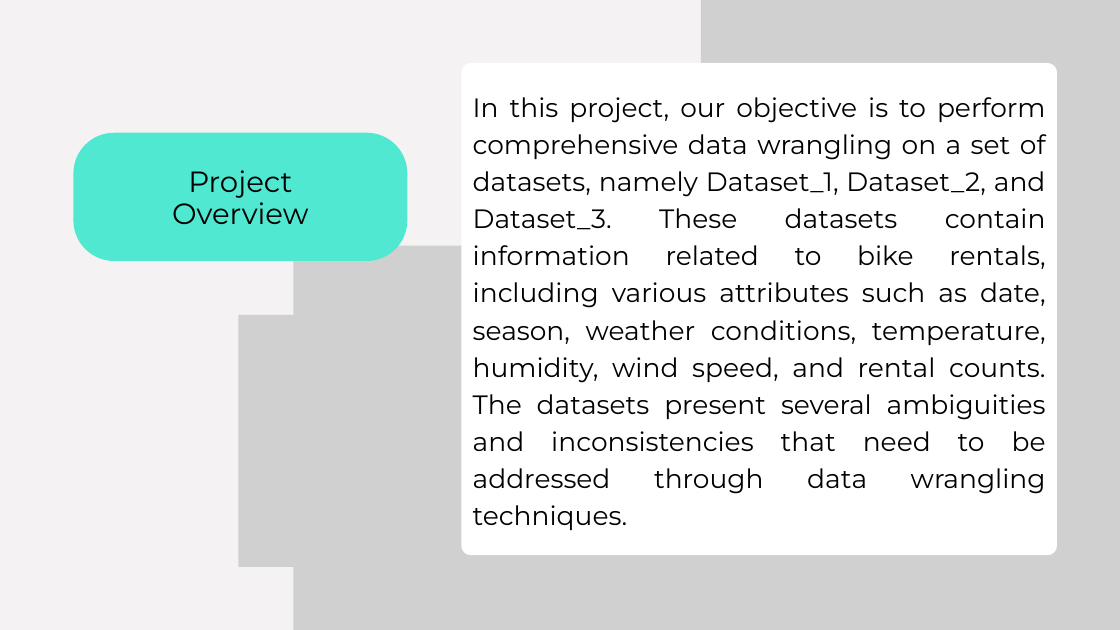
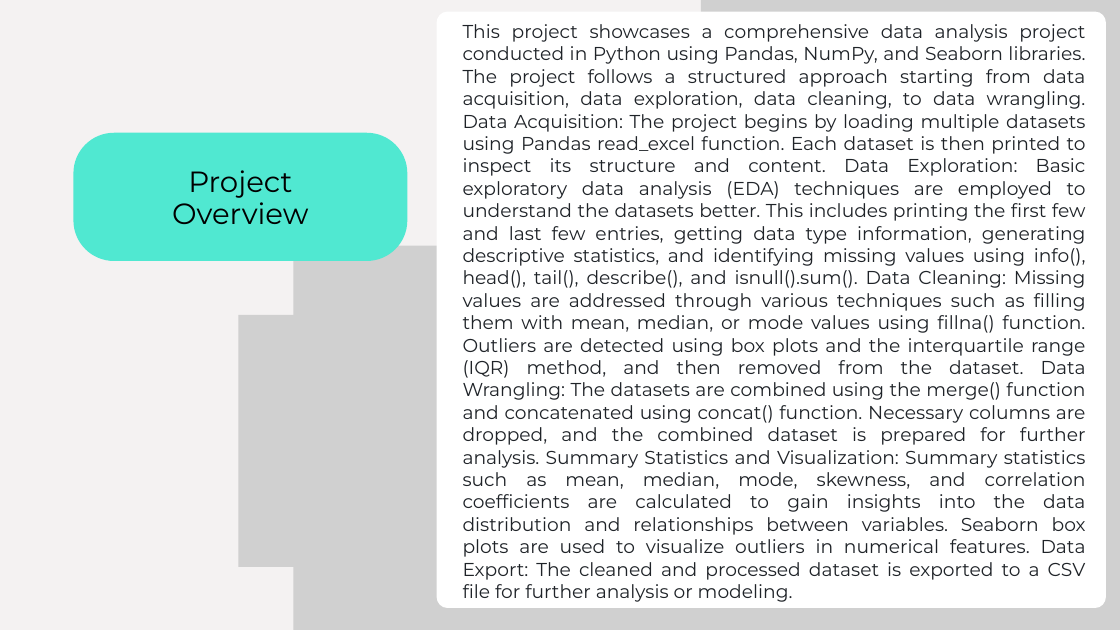
Before and after one commit to deewanker/Data_Acquisition-Wrangling, a slide deck: slide 3 of Data Wrangl.pptx. Drawn at 1120x630 pixels with LibreOffice and Linux fonts; fonts in the diff are those of the drawing; grey boxes stand for pictures. Boxes give left, top, right and bottom in pixels: in the first picture for what was removed or moved away, otherwise in the second. Text is boxed around its words. In the diff, an @@ line names an element or a change of style, - is before the commit and + after.

```diff
--- a/Data Wrangl.pptx
+++ b/Data Wrangl.pptx
@@ freeform shape: place and size @@
-freeform shape at <box>461,63,1057,555</box>
+freeform shape at <box>437,12,1106,608</box>
@@ text at <box>463,24,1086,602</box>: text changed; size 34.1 to 24 pt; text colour #000000 to #1F2328 @@
-In this project, our objective is to perform comprehensive data wrangling on a set of datasets, namely Dataset_1, Dataset_2, and Dataset_3. These datasets contain information related to bike rentals, including various attributes such as date, season, weather conditions, temperature, humidity, wind speed, and rental counts. The datasets present several ambiguities and inconsistencies that need to be addressed through data wrangling techniques.
+This project showcases a comprehensive data analysis project conducted in Python using Pandas, NumPy, and Seaborn libraries. The project follows a structured approach starting from data acquisition, data exploration, data cleaning, to data wrangling. Data Acquisition: The project begins by loading multiple datasets using Pandas read_excel function. Each dataset is then printed to inspect its structure and content. Data Exploration: Basic exploratory data analysis (EDA) techniques are employed to understand the datasets better. This includes printing the first few and last few entries, getting data type information, generating descriptive statistics, and identifying missing values using info(), head(), tail(), describe(), and isnull().sum(). Data Cleaning: Missing values are addressed through various techniques such as filling them with mean, median, or mode values using fillna() function. Outliers are detected using box plots and the interquartile range (IQR) method, and then removed from the dataset. Data Wrangling: The datasets are combined using the merge() function and concatenated using concat() function. Necessary columns are dropped, and the combined dataset is prepared for further analysis. Summary Statistics and Visualization: Summary statistics such as mean, median, mode, skewness, and correlation coefficients are calculated to gain insights into the data distribution and relationships between variables. Seaborn box plots are used to visualize outliers in numerical features. Data Export: The cleaned and processed dataset is exported to a CSV file for further analysis or modeling.
```
